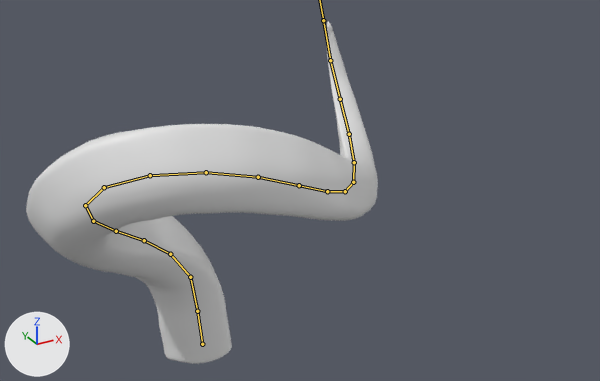
The FBX model Unity Project- Kaiju/Assets/Graphics/Meshes/Characters/SR_Tentacle.fbx, before and after one commit.
Before and after are seen from a camera (50 mm lens) standing at (-32.1, -83.9, 60.3) and looking at (8.8, -9.6, 23.1). Every picture has the same lights, and +X, +Y and +Z are marked at lower left. Both versions are drawn at frame 573 of the action 'Scene'; the numbers are the values there. The bones that bend it are drawn over the model as lines.
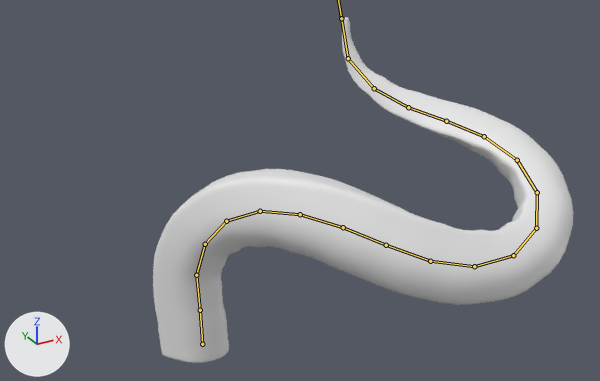
Pixel boxes (x1, y1, x2, y2) of what changed, in the pictures (600 x 381 px):
'Cylinder', posed (19% wider): before (26, 21, 378, 364); after (153, 17, 573, 363)
bone 'Bone', root to tip: before (202, 344) to (197, 311); after (202, 344) to (200, 310)
bone 'Bone.019', root to tip: before (197, 311) to (190, 277); after (200, 310) to (196, 275)
bone 'Bone.018', root to tip: before (190, 277) to (170, 254); after (196, 275) to (205, 244)
bone 'Bone.017', root to tip: before (170, 254) to (144, 240); after (205, 244) to (226, 221)
bone 'Bone.016', root to tip: before (144, 240) to (116, 231); after (226, 221) to (260, 211)
bone 'Bone.015', root to tip: before (116, 231) to (93, 221); after (260, 211) to (300, 214)
bone 'Bone.014', root to tip: before (93, 221) to (85, 205); after (300, 214) to (343, 227)
bone 'Bone.013', root to tip: before (85, 205) to (104, 187); after (343, 227) to (386, 245)
bone 'Bone.012', root to tip: before (104, 187) to (150, 175); after (386, 245) to (430, 261)
bone 'Bone.011', root to tip: before (150, 175) to (206, 172); after (430, 261) to (474, 266)
bone 'Bone.010', root to tip: before (206, 172) to (258, 177); after (474, 266) to (513, 255)
bone 'Bone.009', root to tip: before (258, 177) to (299, 185); after (513, 255) to (536, 228)
bone 'Bone.008', root to tip: before (299, 185) to (327, 191); after (536, 228) to (537, 192)
bone 'Bone.007', root to tip: before (327, 191) to (345, 191); after (537, 192) to (517, 160)
bone 'Bone.006', root to tip: before (345, 191) to (353, 182); after (517, 160) to (484, 136)
bone 'Bone.005', root to tip: before (353, 182) to (354, 162); after (484, 136) to (446, 121)
bone 'Bone.004', root to tip: before (354, 162) to (349, 134); after (446, 121) to (408, 107)
bone 'Bone.003', root to tip: before (349, 134) to (340, 99); after (408, 107) to (374, 88)
bone 'Bone.002', root to tip: before (340, 99) to (330, 60); after (374, 88) to (348, 58)
bone 'Bone.001', root to tip: before (330, 60) to (323, 20); after (348, 58) to (341, 18)

The change in detail:
Bone 'Bone' (bone_bone) turns from (-1, 0, 5) to (-1, 0, 1) degrees about its own x, y and z.
Bone 'Bone.019' (bone_bone_019) turns from (0, 0, 2) to (0, 0, 1) degrees about its own x, y and z.
Bone 'Bone.018' (bone_bone_018) turns from (11, -9, 23) to (18, -4, -12) degrees about its own x, y and z.
Bone 'Bone.017' (bone_bone_017) turns from (10, -9, 12) to (17, -4, -16) degrees about its own x, y and z.
Bone 'Bone.016' (bone_bone_016) turns from (8, -7, 1) to (14, -5, -19) degrees about its own x, y and z.
Bone 'Bone.015' (bone_bone_015) turns from (5, -7, -11) to (10, -5, -18) degrees about its own x, y and z.
Bone 'Bone.014' (bone_bone_014) turns from (2, -8, -20) to (5, -6, -15) degrees about its own x, y and z.
Bone 'Bone.013' (bone_bone_013) turns from (-1, -9, -28) to (-1, -7, -10) degrees about its own x, y and z.
Bone 'Bone.012' (bone_bone_012) turns from (-2, -12, -32) to (-7, -8, -3) degrees about its own x, y and z.
Bone 'Bone.011' (bone_bone_011) turns from (-7, -13, -24) to (-14, -7, 6) degrees about its own x, y and z.
Bone 'Bone.010' (bone_bone_010) turns from (-10, -13, -17) to (-19, -6, 14) degrees about its own x, y and z.
Bone 'Bone.009' (bone_bone_009) turns from (-13, -12, -9) to (-22, -5, 20) degrees about its own x, y and z.
Bone 'Bone.008' (bone_bone_008) turns from (-14, -10, -1) to (-23, -5, 23) degrees about its own x, y and z.
Bone 'Bone.007' (bone_bone_007) turns from (-13, -9, 7) to (-20, -5, 24) degrees about its own x, y and z.
Bone 'Bone.006' (bone_bone_006) turns from (-10, -8, 13) to (-15, -6, 21) degrees about its own x, y and z.
Bone 'Bone.005' (bone_bone_005) turns from (-6, -9, 18) to (-8, -7, 15) degrees about its own x, y and z.
Bone 'Bone.004' (bone_bone_004) turns from (-1, -10, 20) to (1, -8, 7) degrees about its own x, y and z.
Bone 'Bone.003' (bone_bone_003) turns from (5, -12, 19) to (10, -9, -3) degrees about its own x, y and z.
Bone 'Bone.002' (bone_bone_002) turns from (12, -14, 15) to (19, -7, -13) degrees about its own x, y and z.
Bone 'Bone.001' (bone_bone_001) turns from (19, -14, 10) to (27, -4, -23) degrees about its own x, y and z.
